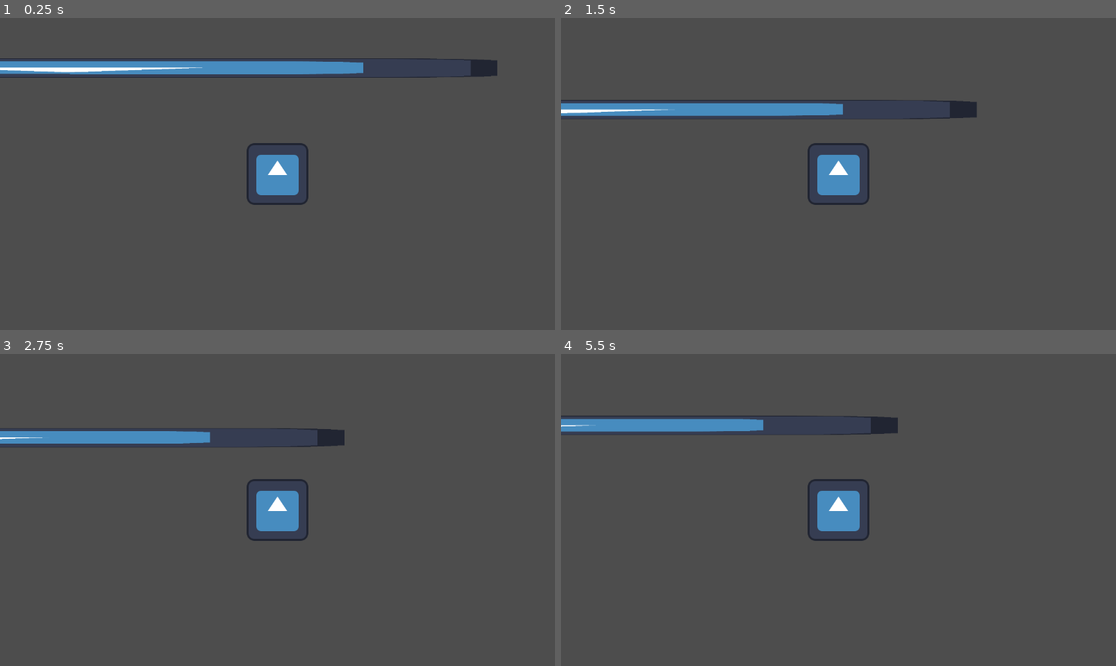
Above: before the commit, frames 1-4 (two rows, left to right).
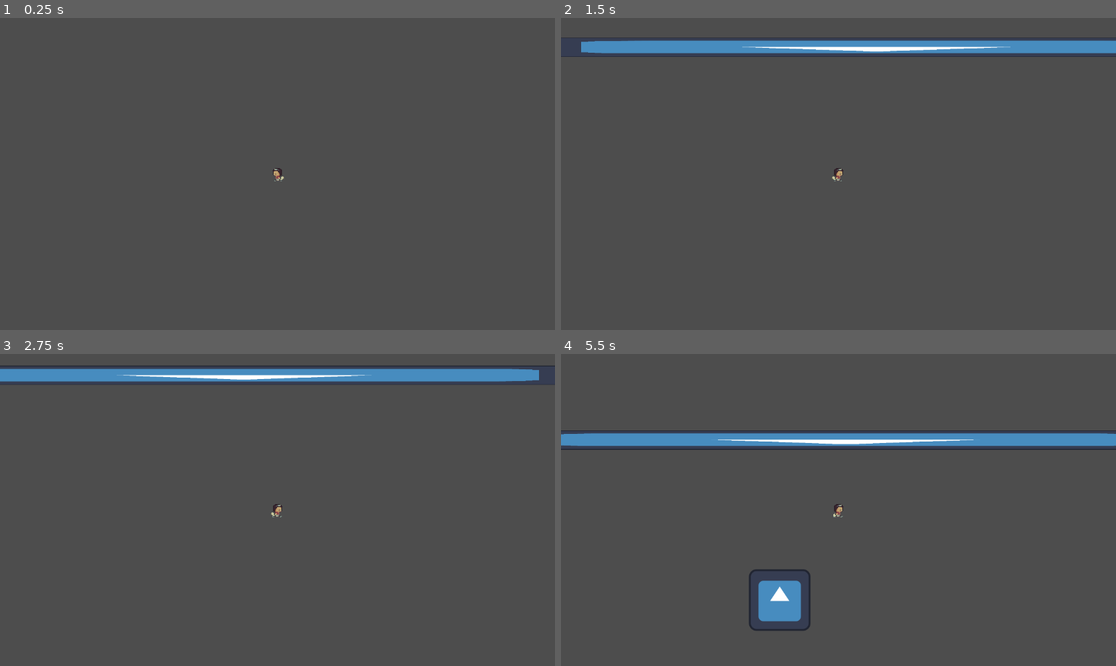
Above: after the commit, the same moments.

Repository: azulws/gamejam
Game: Godot game, scene res://escenas/mundo.tscn
The game is run twice, just before and just after one commit, with the same random seed, the same clock (stepped at 60 frames per second) and the same inputs. The engine's default icon, where the game draws it, is replaced by a stand-in: a white triangle on a blue panel in a dark square.
Inputs:
- Up to frame 1 (0.25 s): no input
- Up to frame 2 (1.5 s): tap Enter at 0.5 s; hold W (arriba) 0.53-1.28 s; hold D (der) 0.53-1.28 s; hold S (abajo) from 1.28 s (still down); tap D (der) at 1.35 s
- Up to frame 3 (2.75 s): release S (abajo) at 2.03 s; hold W (arriba) from 2.03 s (still down); hold D (der) from 2.03 s (still down)
- Up to frame 4 (5.5 s): release D (der) at 2.78 s; tap D (der) at 2.85, 4.35 s; release W (arriba) at 3.53 s; hold D (der) 3.53-4.28 s; hold A (izq) 3.53-5.03 s; hold S (abajo) from 5.03 s (still down); hold D (der) from 5.03 s (still down)

The runs differ from the first frame. In frame 1, 4.7% of the frame differs, in the area x 0-90%, y 12-60%; in frame 2, 8.3%; in frame 3, 7.8%; in frame 4, 9.2%, in the area x 0-100%, y 19-89%.

Commit message:
agregando animacion para correr

Diff:
--- a/gamejam/codigo/jugador.gd
+++ b/gamejam/codigo/jugador.gd
@@ -4,6 +4,8 @@
 const COLLISION_SLOWDOWN = 0.5
 var direction: Vector2 = Vector2.ZERO
 var colliding
+
+@onready var animated_sprite: AnimatedSprite2D = $AnimatedSprite2D
 
 func _process(delta: float) -> void:
 	direction = Vector2.ZERO
@@ -15,8 +17,12 @@
 		direction.y += 1
 	if Input.is_action_pressed("izq"):
 		direction.x -= 1
+		animated_sprite.flip_h = false
+		animated_sprite.play("run")
 	if Input.is_action_pressed("der"):
 		direction.x += 1
+		animated_sprite.flip_h = true
+		animated_sprite.play("run")
 
 	# Normaliza la dirección si hay movimiento
 	if direction != Vector2.ZERO:
@@ -25,9 +31,9 @@
 		velocity = direction * SPEED
 		if colliding:
 			velocity *= COLLISION_SLOWDOWN
-
 	else:
 		velocity = velocity.move_toward(Vector2.ZERO, SPEED)
+		animated_sprite.play("idle")
 
 	# Mueve al personaje y verifica colisiones
 	colliding = move_and_slide()
--- a/gamejam/escenas/enemy.tscn
+++ b/gamejam/escenas/enemy.tscn
@@ -18,7 +18,7 @@
 shape = SubResource("RectangleShape2D_c2oow")
 
 [node name="Area2D" type="Area2D" parent="."]
-collision_mask = 2
+collision_mask = 3
 
 [node name="CollisionPolygon2D" type="CollisionPolygon2D" parent="Area2D"]
 position = Vector2(83, 17)
--- a/gamejam/escenas/enemy_spawner.tscn
+++ b/gamejam/escenas/enemy_spawner.tscn
@@ -6,6 +6,7 @@
 script = ExtResource("1_23b78")
 
 [node name="Timer" type="Timer" parent="."]
+wait_time = 3.115
 autostart = true
 
 [connection signal="timeout" from="Timer" to="." method="_on_timer_timeout"]
--- a/gamejam/escenas/enemy_straight.tscn
+++ b/gamejam/escenas/enemy_straight.tscn
@@ -7,6 +7,7 @@
 size = Vector2(123.5, 122)
 
 [node name="Enemy_straight" type="CharacterBody2D"]
+collision_mask = 3
 motion_mode = 1
 script = ExtResource("1_4s6uw")
 
@@ -18,11 +19,11 @@
 shape = SubResource("RectangleShape2D_c2oow")
 
 [node name="Area2D" type="Area2D" parent="."]
-collision_mask = 2
+collision_mask = 3
 
 [node name="CollisionPolygon2D" type="CollisionPolygon2D" parent="Area2D"]
 position = Vector2(83, 17)
-polygon = PackedVector2Array(-22, 44, -22, -78, 52, -46, 52, 6)
+polygon = PackedVector2Array(-19, 39, -19, -73, 52, -46, 52, 6)
 
 [connection signal="body_entered" from="Area2D" to="." method="_on_area_2d_body_entered"]
 [connection signal="body_exited" from="Area2D" to="." method="_on_area_2d_body_exited"]
--- a/gamejam/escenas/enemy_zigzag.tscn
+++ b/gamejam/escenas/enemy_zigzag.tscn
@@ -7,6 +7,7 @@
 size = Vector2(123.5, 122)
 
 [node name="Enemy_zigzag" type="CharacterBody2D"]
+collision_mask = 3
 motion_mode = 1
 script = ExtResource("1_m81rv")
 
@@ -18,11 +19,11 @@
 shape = SubResource("RectangleShape2D_c2oow")
 
 [node name="Area2D" type="Area2D" parent="."]
-collision_mask = 2
+collision_mask = 3
 
 [node name="CollisionPolygon2D" type="CollisionPolygon2D" parent="Area2D"]
 position = Vector2(83, 17)
-polygon = PackedVector2Array(-22, 44, -22, -78, 52, -46, 52, 6)
+polygon = PackedVector2Array(-19, 39, -19, -73, 52, -46, 52, 6)
 
 [connection signal="body_entered" from="Area2D" to="." method="_on_area_2d_body_entered"]
 [connection signal="body_exited" from="Area2D" to="." method="_on_area_2d_body_exited"]
--- a/gamejam/escenas/jugador.tscn
+++ b/gamejam/escenas/jugador.tscn
@@ -1,20 +1,108 @@
-[gd_scene load_steps=4 format=3 uid="uid://domoyeie03bdd"]
+[gd_scene load_steps=15 format=3 uid="uid://domoyeie03bdd"]
 
-[ext_resource type="Texture2D" uid="uid://8am5mw07dpqu" path="res://icon.svg" id="1_7i3d0"]
 [ext_resource type="Script" path="res://codigo/jugador.gd" id="1_avd3n"]
+[ext_resource type="Texture2D" uid="uid://camm7s4whs0c7" path="res://assets/player/personaje_corre_sheet.png" id="2_ygvod"]
 
-[sub_resource type="RectangleShape2D" id="RectangleShape2D_c2oow"]
-size = Vector2(123.5, 122)
+[sub_resource type="AtlasTexture" id="AtlasTexture_uqybq"]
+atlas = ExtResource("2_ygvod")
+region = Rect2(32, 0, 32, 32)
+
+[sub_resource type="AtlasTexture" id="AtlasTexture_7t0et"]
+atlas = ExtResource("2_ygvod")
+region = Rect2(64, 0, 32, 32)
+
+[sub_resource type="AtlasTexture" id="AtlasTexture_sxd0i"]
+atlas = ExtResource("2_ygvod")
+region = Rect2(0, 0, 32, 32)
+
+[sub_resource type="AtlasTexture" id="AtlasTexture_7vr3c"]
+atlas = ExtResource("2_ygvod")
+region = Rect2(32, 0, 32, 32)
+
+[sub_resource type="AtlasTexture" id="AtlasTexture_kr52y"]
+atlas = ExtResource("2_ygvod")
+region = Rect2(64, 0, 32, 32)
+
+[sub_resource type="AtlasTexture" id="AtlasTexture_3sgsm"]
+atlas = ExtResource("2_ygvod")
+region = Rect2(96, 0, 32, 32)
+
+[sub_resource type="AtlasTexture" id="AtlasTexture_mj5aw"]
+atlas = ExtResource("2_ygvod")
+region = Rect2(128, 0, 32, 32)
+
+[sub_resource type="AtlasTexture" id="AtlasTexture_asofy"]
+atlas = ExtResource("2_ygvod")
+region = Rect2(160, 0, 32, 32)
+
+[sub_resource type="AtlasTexture" id="AtlasTexture_m61hu"]
+atlas = ExtResource("2_ygvod")
+region = Rect2(192, 0, 32, 32)
+
+[sub_resource type="AtlasTexture" id="AtlasTexture_oenp8"]
+atlas = ExtResource("2_ygvod")
+region = Rect2(224, 0, 32, 32)
+
+[sub_resource type="SpriteFrames" id="SpriteFrames_mwp2c"]
+animations = [{
+"frames": [{
+"duration": 1.0,
+"texture": SubResource("AtlasTexture_uqybq")
+}, {
+"duration": 1.0,
+"texture": SubResource("AtlasTexture_7t0et")
+}],
+"loop": true,
+"name": &"idle",
+"speed": 5.0
+}, {
+"frames": [{
+"duration": 1.0,
+"texture": SubResource("AtlasTexture_sxd0i")
+}, {
+"duration": 1.0,
+"texture": SubResource("AtlasTexture_7vr3c")
+}, {
+"duration": 1.0,
+"texture": SubResource("AtlasTexture_kr52y")
+}, {
+"duration": 1.0,
+"texture": SubResource("AtlasTexture_3sgsm")
+}, {
+"duration": 1.0,
+"texture": SubResource("AtlasTexture_mj5aw")
+}, {
+"duration": 1.0,
+"texture": SubResource("AtlasTexture_asofy")
+}, {
+"duration": 1.0,
+"texture": SubResource("AtlasTexture_m61hu")
+}, {
+"duration": 1.0,
+"texture": SubResource("AtlasTexture_oenp8")
+}],
+"loop": true,
+"name": &"run",
+"speed": 10.0
+}]
+
+[sub_resource type="CapsuleShape2D" id="CapsuleShape2D_qs5bq"]
+radius = 5.0
+height = 14.0
 
 [node name="Jugador" type="CharacterBody2D"]
+position = Vector2(0, -14)
 collision_layer = 2
 script = ExtResource("1_avd3n")
 
-[node name="Sprite2D" type="Sprite2D" parent="."]
-texture = ExtResource("1_7i3d0")
+[node name="AnimatedSprite2D" type="AnimatedSprite2D" parent="."]
+sprite_frames = SubResource("SpriteFrames_mwp2c")
+animation = &"idle"
+autoplay = "idle"
+frame_progress = 0.772265
 
 [node name="Camera2D" type="Camera2D" parent="."]
 
 [node name="CollisionShape2D" type="CollisionShape2D" parent="."]
-position = Vector2(-0.75, 0)
-shape = SubResource("RectangleShape2D_c2oow")
+position = Vector2(0, 7)
+shape = SubResource("CapsuleShape2D_qs5bq")
--- a/gamejam/escenas/mundo.tscn
+++ b/gamejam/escenas/mundo.tscn
@@ -11,8 +11,17 @@
 
 [node name="Limites" type="Node" parent="."]
 
+[node name="limite superior" parent="Limites" instance=ExtResource("2_kmei0")]
+position = Vector2(-119, -352)
+
+[node name="Sprite2D2" type="Sprite2D" parent="Limites/limite superior"]
+position = Vector2(509, -21)
+rotation = -3.14159
+scale = Vector2(13.9297, 0.3125)
+texture = ExtResource("3_p2i8y")
+
 [node name="limite inferior" parent="Limites" instance=ExtResource("2_kmei0")]
-position = Vector2(0, 686)
+position = Vector2(-166, 376)
 rotation = 3.14159
 
 [node name="Sprite2D" type="Sprite2D" parent="Limites/limite inferior"]
@@ -20,14 +29,6 @@
 scale = Vector2(13.9297, 0.3125)
 texture = ExtResource("3_p2i8y")
 
-[node name="limite superior" parent="Limites" instance=ExtResource("2_kmei0")]
-
-[node name="Sprite2D2" type="Sprite2D" parent="Limites/limite superior"]
-position = Vector2(509, -21)
-rotation = -3.14159
-scale = Vector2(13.9297, 0.3125)
-texture = ExtResource("3_p2i8y")
-
 [node name="Jugador" parent="." instance=ExtResource("1_uceuo")]
-position = Vector2(944, 199)
+position = Vector2(138, -5)
 motion_mode = 1
Binary file added: gamejam/assets/player/personaje_corre_sheet.png
Not shown, added: gamejam/assets/player/personaje_corre_sheet.png.import
